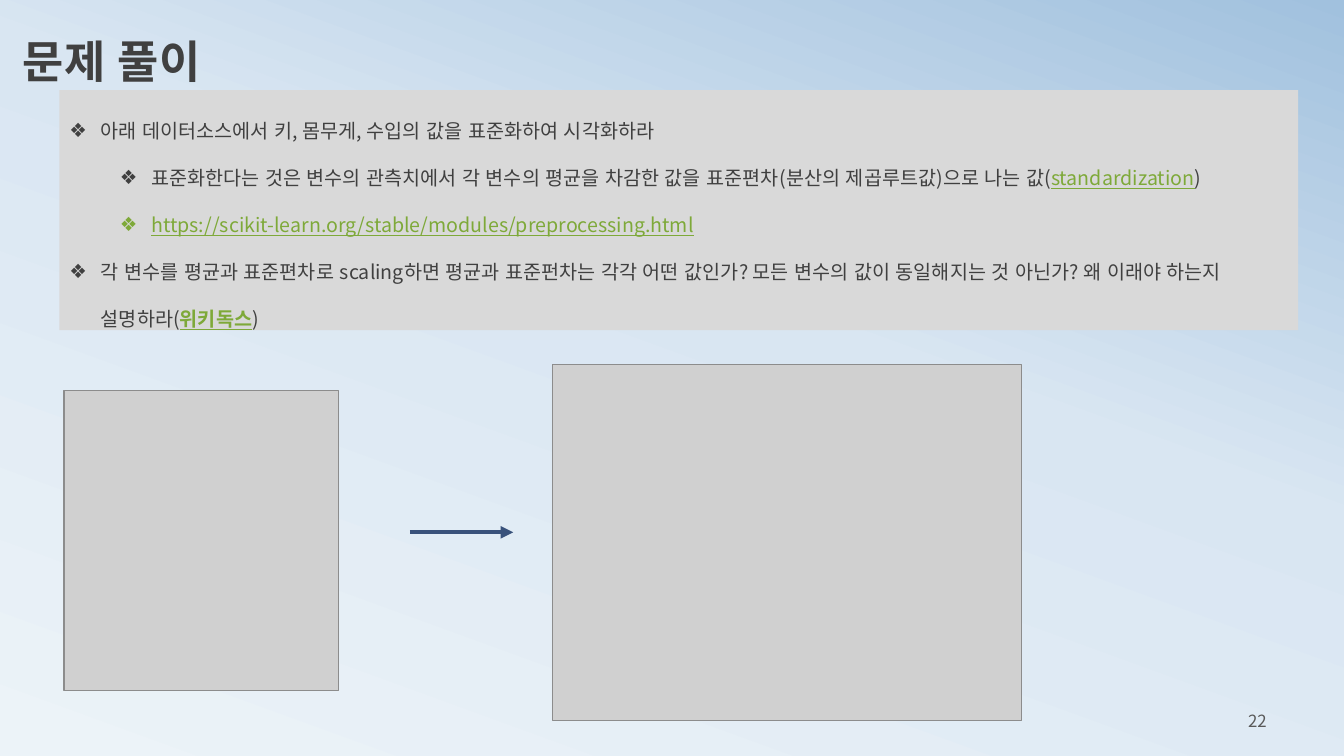
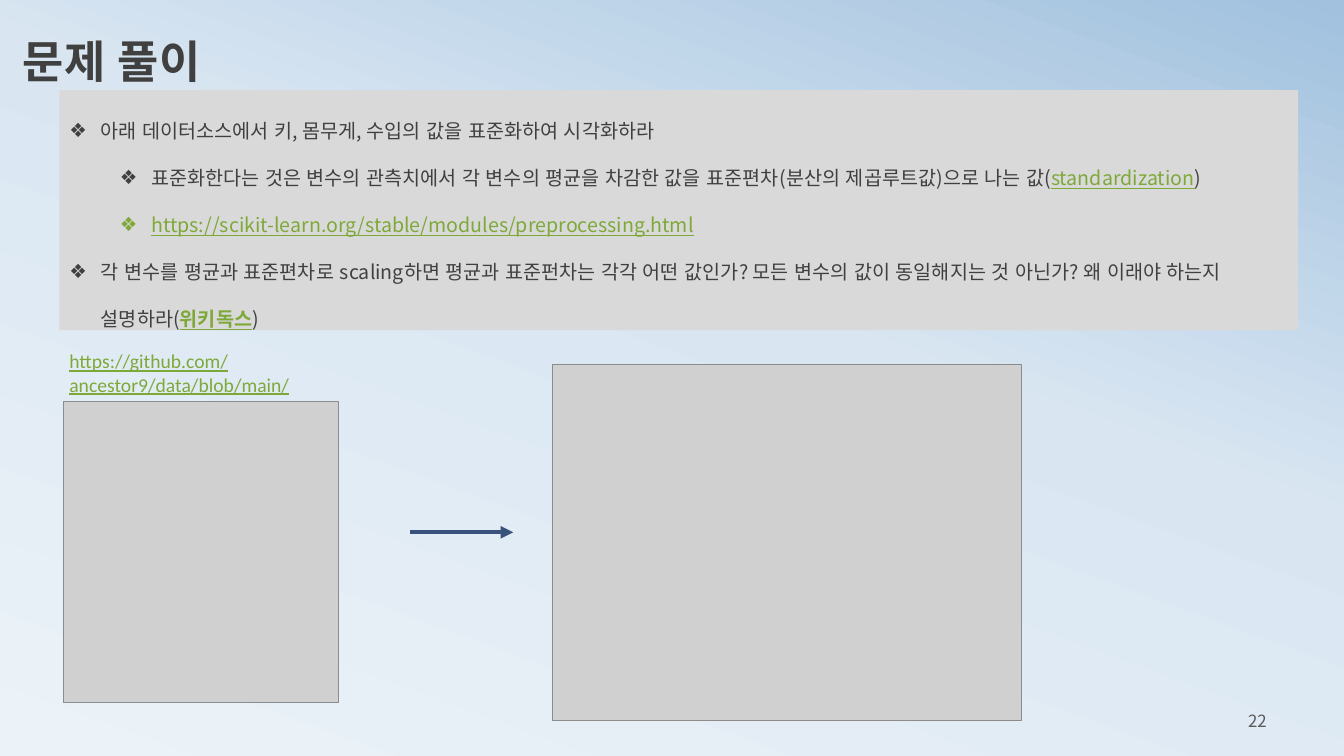
Before and after one commit to ancestor9/mathematics-for-machine-learning, a slide deck: slide 22 of 1_statistics for machine learning.pptx. Drawn at 1344x756 pixels with LibreOffice and Linux fonts; fonts in the diff are those of the drawing; grey boxes stand for pictures. Boxes give left, top, right and bottom in pixels: in the first picture for what was removed or moved away, otherwise in the second. Text is boxed around its words. In the diff, an @@ line names an element or a change of style, - is before the commit and + after.

```diff
--- a/1_statistics for machine learning.pptx
+++ b/1_statistics for machine learning.pptx
@@ text "https://github.com/ancestor9/data/blob/main/human_data.csv" rewrapped from (69, 309, 577, 328) to (69, 354, 289, 402) @@
@@ picture: place and size @@
-picture at (64, 390, 339, 691)
+picture at (64, 402, 339, 703)
```
